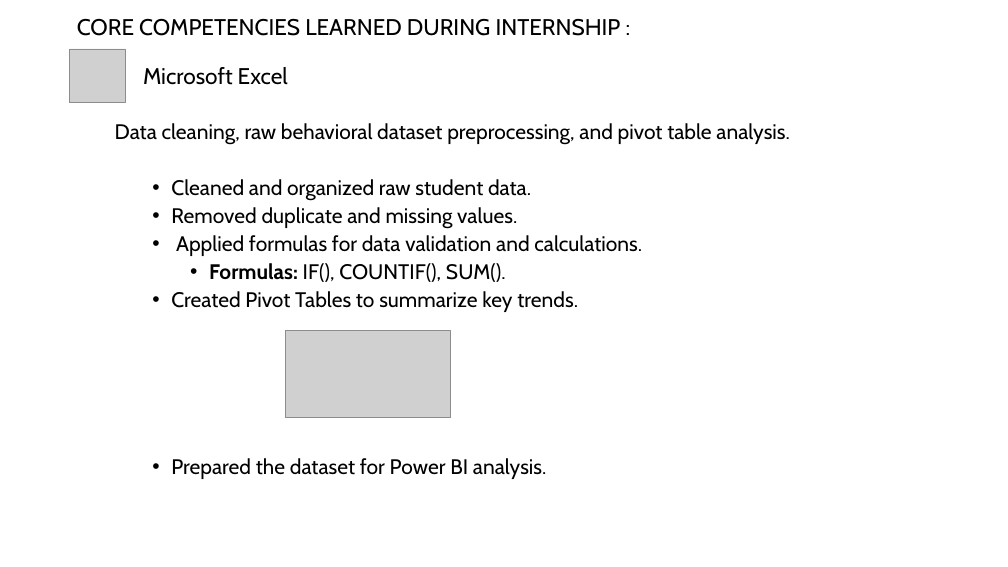
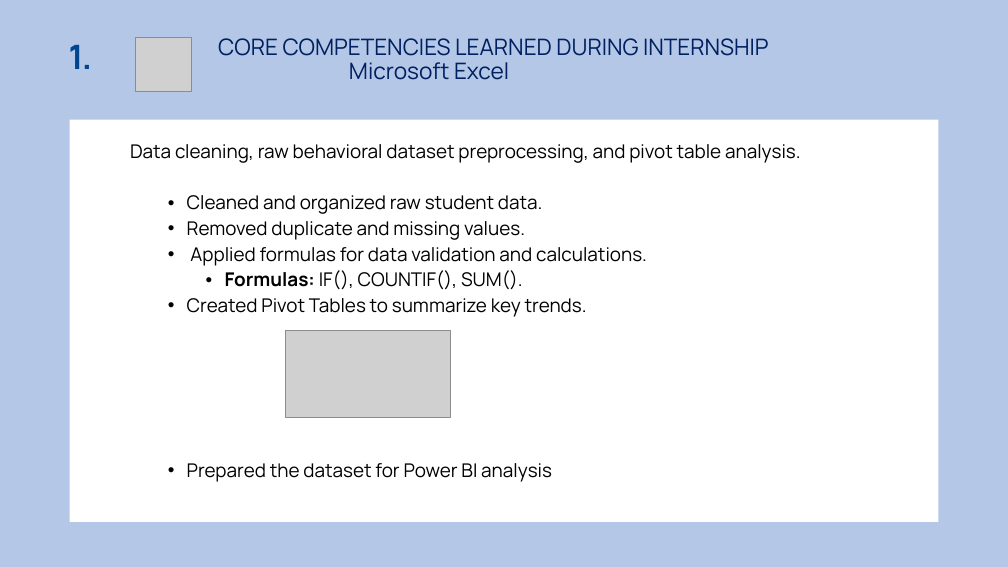
Before and after one commit to mathavan55/Early-Warning-System-for-Academic-Depression, a slide deck: slide 2 of Early Warning System for Academic Depression.pptx. Drawn at 1008x567 pixels with LibreOffice and Linux fonts; fonts in the diff are those of the drawing; grey boxes stand for pictures. Boxes give left, top, right and bottom in pixels: in the first picture for what was removed or moved away, otherwise in the second. Text is boxed around its words. In the diff, an @@ line names an element or a change of style, - is before the commit and + after.

```diff
--- a/Early Warning System for Academic Depression.pptx
+++ b/Early Warning System for Academic Depression.pptx
@@ background #FFFFFF to #B4C7E7 @@
@@ text added at <box>69,45,93,69</box>, 32 pt, text #00458F, bold @@
+1.
@@ picture: place and size @@
-picture at <box>70,49,126,103</box>
+picture at <box>136,38,192,91</box>
@@ title at <box>218,38,769,80</box>: text changed; font Cabin to Manrope; text colour #000000 to #002060 @@
-CORE COMPETENCIES LEARNED DURING INTERNSHIP :
-Microsoft Excel
+CORE COMPETENCIES LEARNED DURING INTERNSHIP
+Microsoft Excel
@@ text "Data cleaning, raw behavioral dataset ...": place and size @@
-text "Data cleaning, raw behavioral dataset ..." at <box>115,123,789,479</box>
+text "Data cleaning, raw behavioral dataset ..." at <box>70,119,938,522</box>
@@ text "Data cleaning, raw behavioral dataset ..." at <box>70,119,938,522</box>: fill none to #FFFFFF @@
@@ text at <box>130,144,801,317</box>: size 20 to 18 pt, font Cabin to Manrope in "Data cleaning, raw behavioral dataset preprocessing, and ...", "Cleaned and organized raw student data.", "Removed duplicate and missing values.", "Applied formulas for data validation and calculations." and 2 more places @@
@@ text at <box>187,463,552,482</box>: text changed; size 20 to 18 pt; font Cabin to Manrope @@
-    • Prepared the dataset for Power BI analysis.
+    • Prepared the dataset for Power BI analysis
```
Also in this commit, not shown: 9 other slides changed, 6 slides added, 4 slides removed.
